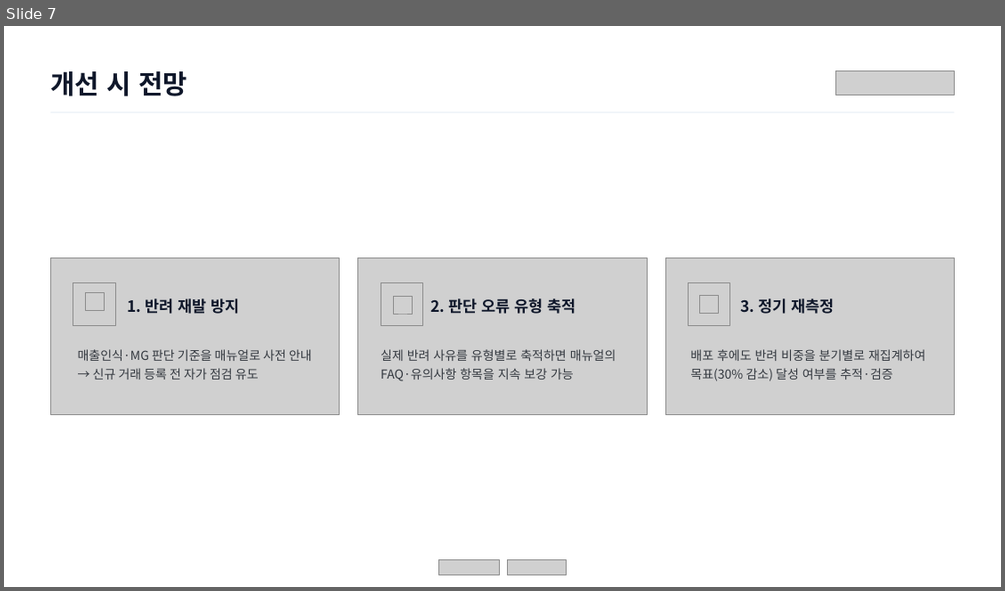
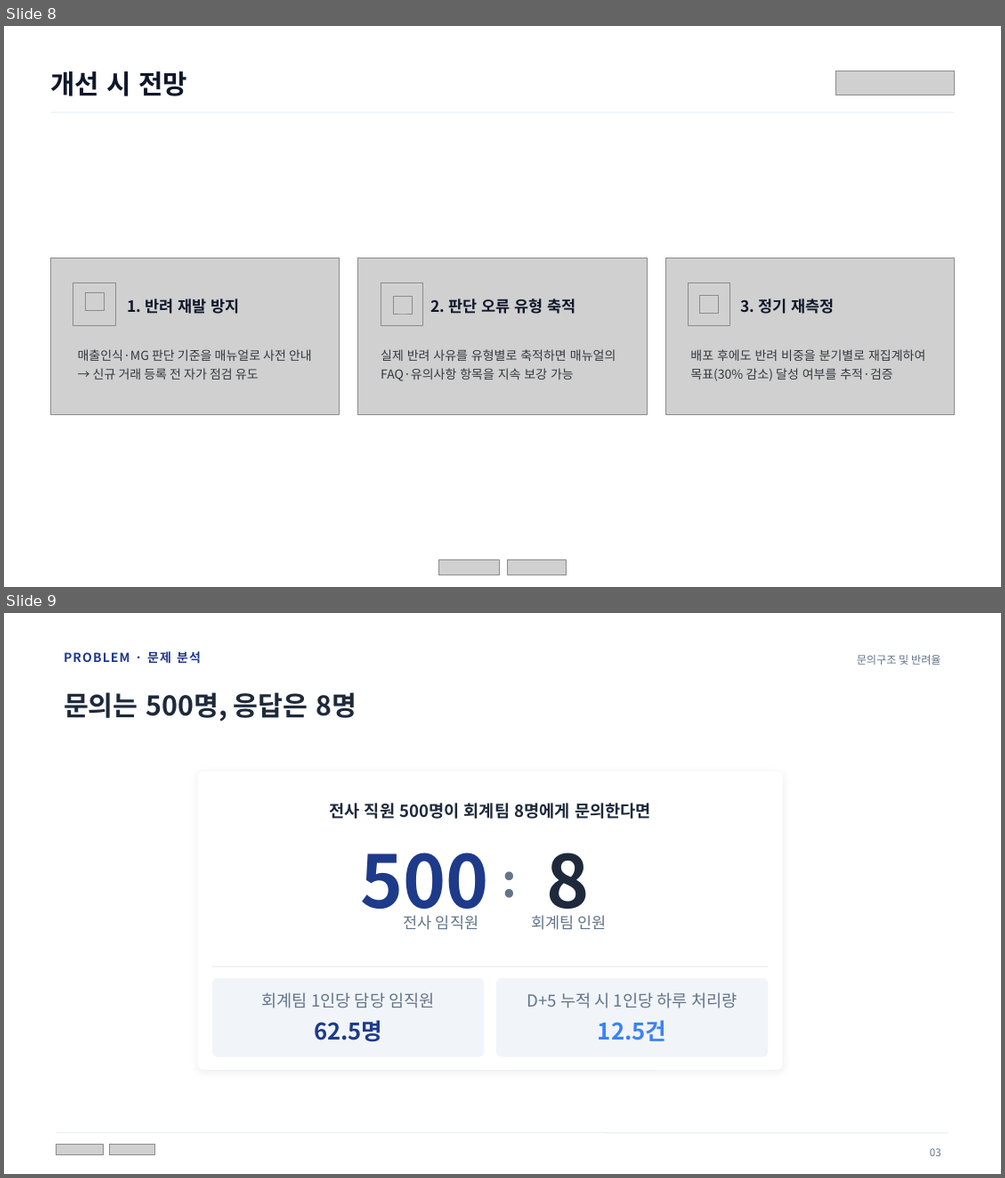
Before and after one commit to mdj11-netizen/vs-code, a slide deck: 과제pt/PPT/회계 Wiki 시스템 구축 Presentation_문동진.pptx. Shown one above the other, each under a label of ours: slide 7 before the commit, slides 8 and 9 after it. The pictures are 1005x591 and 1005x1178 pixels, drawn with LibreOffice and Linux fonts; fonts in the diff are those of the drawing; grey boxes stand for pictures; background and template pictures are left out. Boxes give left, top, right and bottom in pixels: in the first picture for what was removed or moved away, otherwise in the second. Text is boxed around its words. In the diff, an @@ line names an element or a change of style, - is before the commit and + after.

```diff
--- a/과제pt/PPT/회계 Wiki 시스템 구축 Presentation_문동진.pptx
+++ b/과제pt/PPT/회계 Wiki 시스템 구축 Presentation_문동진.pptx
@@ slide 9 added at <box>4,613,1001,1174</box>, background picture (left out) @@
@@ text added at <box>64,651,201,664</box>, 12 pt, text #1E3A8A, bold @@
+PROBLEM · 문제 분석
@@ text added at <box>857,655,941,665</box>, 10.5 pt, text #64748B @@
+문의구조 및 반려율
@@ text added at <box>64,692,356,722</box>, 26 pt, text #1E293B, bold @@
+문의는 500명, 응답은 8명
@@ group added at <box>198,771,783,1070</box>: 10 texts, 3 rounded rectangles, 1 line @@
+전사 직원 500명이 회계팀 8명에게 문의한다면
+500
+전사 임직원
+:
+8
+회계팀 인원
+회계팀 1인당 담당 임직원
+62.5명
+D+5 누적 시 1인당 하루 처리량
+12.5건
@@ line added from (57, 1133) to (948, 1133), #E2E8F0 0.75 pt @@
@@ picture added at <box>57,1144,104,1155</box> @@
@@ picture added at <box>109,1144,155,1155</box> @@
@@ line added from (110, 1143) to (110, 1153), #E2E8F0 0.75 pt @@
@@ text added at <box>930,1148,941,1156</box>, 10 pt, text #64748B @@
+03
@@ what was slide 7 is now slide 8 @@
```
Also in this commit, not shown: 1 other slide added, 6 other files.
